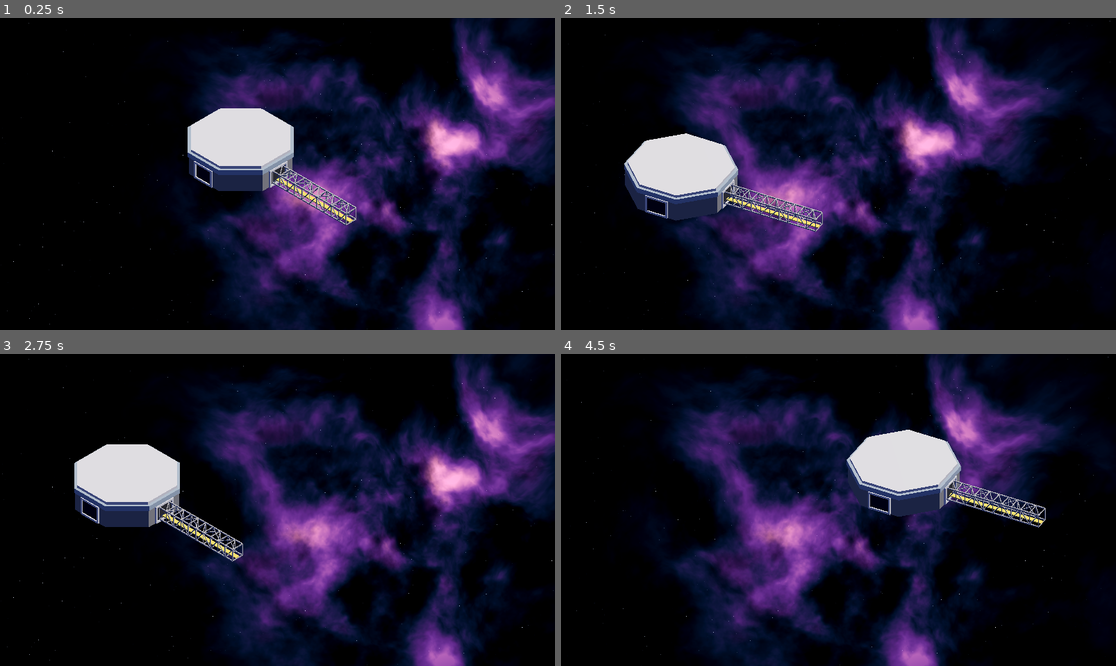
Above: before the commit, frames 1-4 (two rows, left to right).
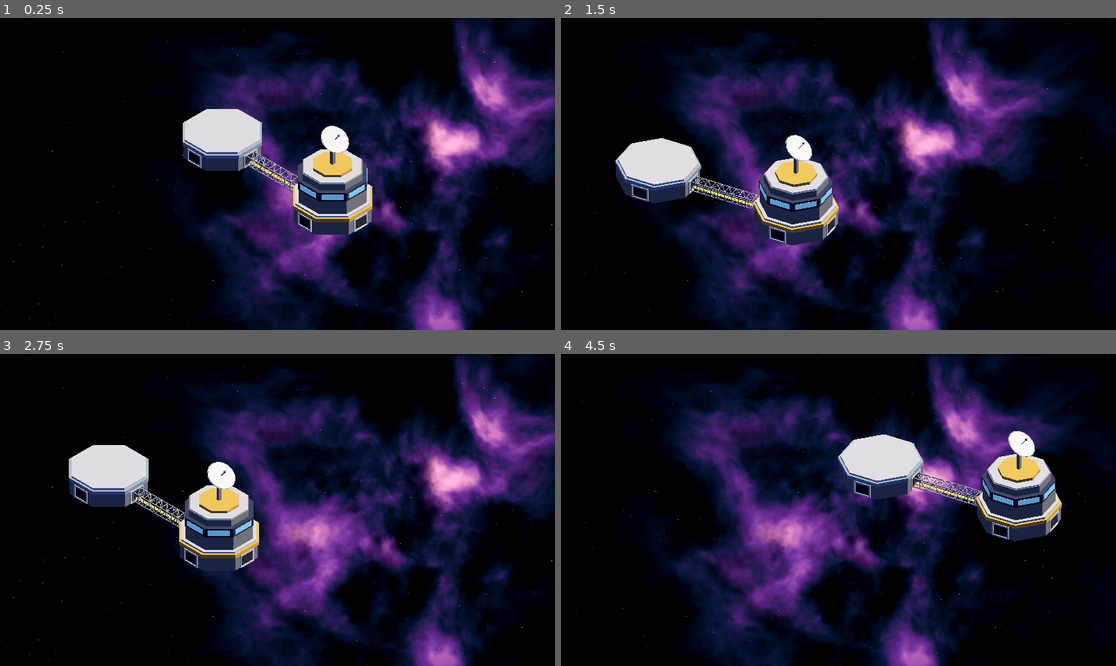
Above: after the commit, the same moments.

Repository: mturnbo/DeepYield
Game: Godot game, scene res://design/space/space_setting.tscn
Two runs of this game, one before a commit and one after it. Both use one fixed random seed, a clock stepped at 60 frames per second and the inputs below.
Inputs (mouse positions are in pixels of both pictures, inside the frame that each line leads up to):
- Up to frame 1 (0.25 s): no input
- Up to frame 2 (1.5 s): tap Enter at 0.5 s; move the mouse to (960, 158) at 0.52 s; hold D 0.53-1.25 s; tap R at 0.6 s; click (960, 158) at 0.67 s; drag from (727, 189) to (810, 236) at 1.27 s
- Up to frame 3 (2.75 s): tap Space at 2 s; move the mouse to (333, 441) at 2.02 s; hold D from 2.03 s (still down); tap R at 2.1 s
- Up to frame 4 (4.5 s): release D at 2.75 s; drag from (810, 572) to (672, 463) at 2.77 s; tap Enter at 3.5 s; move the mouse to (1005, 556) at 3.52 s; hold A 3.53-4.25 s; tap R at 3.6 s; drag from (672, 463) to (755, 432) at 4.27 s

The runs differ from the first frame. In frame 1, 6.6% of the frame differs, in the area x 32-68%, y 28-70%; in frame 2, 6.8%, in the area x 9-51%, y 36-73%; in frame 3, 6.4%; in frame 4, 6.6%.

Commit message:
Add command module with a wide bridge and tilted comm dish
Co-Authored-By: Claude Opus 5.5 <noreply@anthropic.com>

Diff:
--- /dev/null
+++ b/design/modules/command_module.gd
@@ -0,0 +1,155 @@
+@tool
+extends "res://design/modules/module_base.gd"
+## The command module: a module base with a gold band and the bridge on top.
+## The bridge nearly fills the deck. It has a lower tier, a band of windows, an upper
+## tier and a gold cap, with a mast holding a tilted communication dish.
+## Distances are in meters.
+
+@export var bridge_across_flats := 26.0:
+	set(value):
+		bridge_across_flats = value
+		_rebuild()
+@export var lower_tier_height := 6.0:
+	set(value):
+		lower_tier_height = value
+		_rebuild()
+@export var window_band_height := 4.0:
+	set(value):
+		window_band_height = value
+		_rebuild()
+@export var upper_tier_height := 3.0:
+	set(value):
+		upper_tier_height = value
+		_rebuild()
+@export var mast_height := 10.0:
+	set(value):
+		mast_height = value
+		_rebuild()
+@export var dish_radius := 6.0:
+	set(value):
+		dish_radius = value
+		_rebuild()
+@export_range(0.0, 90.0) var dish_tilt_deg := 35.0:
+	set(value):
+		dish_tilt_deg = value
+		_rebuild()
+## Which way the dish leans, in degrees around the vertical axis. 0 leans it east (+X).
+@export var dish_heading_deg := 0.0:
+	set(value):
+		dish_heading_deg = value
+		_rebuild()
+@export var cap_color := Color("e8b04a"):
+	set(value):
+		cap_color = value
+		_rebuild()
+@export var window_frame_color := Color("2b3550"):
+	set(value):
+		window_frame_color = value
+		_rebuild()
+@export var window_color := Color("6fb7e8"):
+	set(value):
+		window_color = value
+		_rebuild()
+@export var dish_color := Color("e9edf2"):
+	set(value):
+		dish_color = value
+		_rebuild()
+
+var _bridge: MeshInstance3D
+var _dish: MeshInstance3D
+
+
+func _init() -> void:
+	band_color = Color("e8b04a")
+
+
+func _rebuild() -> void:
+	super()
+	if not is_inside_tree():
+		return
+	if _bridge == null:
+		_bridge = MeshInstance3D.new()
+		add_child(_bridge)
+		_dish = MeshInstance3D.new()
+		add_child(_dish)
+
+	var walls := SurfaceTool.new()
+	var roof := SurfaceTool.new()
+	var frame := SurfaceTool.new()
+	var glass := SurfaceTool.new()
+	var cap := SurfaceTool.new()
+	for st in [walls, roof, frame, glass, cap]:
+		st.begin(Mesh.PRIMITIVE_TRIANGLES)
+
+	var deck_top := hull_height / 2.0 + band_height + deck_height
+	var windows_bottom := deck_top + lower_tier_height
+	var windows_top := windows_bottom + window_band_height
+	var upper_top := windows_top + upper_tier_height
+	var upper_flats := bridge_across_flats - 3.0
+	var cap_flats := bridge_across_flats * 0.58
+	var cap_top := upper_top + 0.4 + 1.2
+	var mast_top := cap_top + mast_height
+
+	_add_octagon(walls, bridge_across_flats, deck_top, windows_bottom)
+	_add_octagon(frame, bridge_across_flats + 0.4, windows_bottom, windows_top)
+	_add_octagon(walls, upper_flats, windows_top, upper_top)
+	_add_octagon(roof, upper_flats - 0.8, upper_top, upper_top + 0.4)
+	_add_octagon(cap, cap_flats, upper_top + 0.4, cap_top)
+	MeshBuilder.add_box(walls, Vector3(1.4, mast_height, 1.4), Transform3D(Basis(), Vector3(0, cap_top + mast_height / 2.0, 0)))
+
+	_add_windows(glass, windows_bottom, windows_top)
+
+	var mesh := ArrayMesh.new()
+	for pair in [[walls, hull_color], [roof, deck_color], [frame, window_frame_color], [cap, cap_color]]:
+		pair[0].commit(mesh)
+		mesh.surface_set_material(mesh.get_surface_count() - 1, MeshBuilder.make_material(pair[1]))
+	glass.commit(mesh)
+	mesh.surface_set_material(mesh.get_surface_count() - 1, _window_material())
+	_bridge.mesh = mesh
+
+	_dish.mesh = _make_dish_mesh()
+	_dish.position = Vector3(0, mast_top, 0)
+	_dish.basis = Basis(Vector3.UP, deg_to_rad(dish_heading_deg)) * Basis(Vector3.BACK, -deg_to_rad(dish_tilt_deg))
+
+
+# One lit pane on each of the eight sides of the window band.
+func _add_windows(st: SurfaceTool, bottom: float, top: float) -> void:
+	var side_length := bridge_across_flats * tan(PI / 8.0)
+	var size := Vector3(0.2, (top - bottom) * 0.6, side_length * 0.8)
+	var face := (bridge_across_flats + 0.4) / 2.0
+	for i in 8:
+		var facing := Basis(Vector3.UP, i * PI / 4.0)
+		MeshBuilder.add_box(st, size, Transform3D(facing, facing * Vector3(face, (bottom + top) / 2.0, 0)))
+
+
+# A shallow bowl on a short mount, with the feed standing out of its middle.
+# It is built pointing straight up; the node's basis gives it the tilt.
+func _make_dish_mesh() -> ArrayMesh:
+	var back := SurfaceTool.new()
+	var face := SurfaceTool.new()
+	for st in [back, face]:
+		st.begin(Mesh.PRIMITIVE_TRIANGLES)
+
+	MeshBuilder.add_box(back, Vector3(1.8, 1.2, 1.8), Transform3D(Basis(), Vector3(0, 0.6, 0)))
+	MeshBuilder.add_prism(back, 16, dish_radius * 0.35, dish_radius, 1.2, 2.2, 0.0)
+	MeshBuilder.add_prism(face, 16, dish_radius - 0.3, dish_radius - 0.3, 2.2, 2.3, 0.0)
+	MeshBuilder.add_box(back, Vector3(0.3, dish_radius * 0.6, 0.3), Transform3D(Basis(), Vector3(0, 2.3 + dish_radius * 0.3, 0)))
+	MeshBuilder.add_box(back, Vector3(0.8, 0.8, 0.8), Transform3D(Basis(), Vector3(0, 2.3 + dish_radius * 0.6, 0)))
+
+	var mesh := ArrayMesh.new()
+	back.commit(mesh)
+	mesh.surface_set_material(0, MeshBuilder.make_material(hull_color.lightened(0.15)))
+	face.commit(mesh)
+	mesh.surface_set_material(1, MeshBuilder.make_material(dish_color))
+	return mesh
+
+
+func _add_octagon(st: SurfaceTool, flats: float, bottom: float, top: float) -> void:
+	MeshBuilder.add_prism(st, 8, _corner_radius(flats), _corner_radius(flats), bottom, top, PI / 8.0)
+
+
+func _window_material() -> StandardMaterial3D:
+	var material := MeshBuilder.make_material(window_color)
+	material.emission_enabled = true
+	material.emission = window_color * 0.6
+	return material
--- a/design/space/space_setting.tscn
+++ b/design/space/space_setting.tscn
@@ -6,6 +6,7 @@
 [ext_resource type="Script" path="res://design/modules/module_base.gd" id="4_base"]
 [ext_resource type="Script" path="res://design/modules/frame_piece.gd" id="5_frame"]
 [ext_resource type="Script" path="res://design/space/comet.gd" id="6_comet"]
+[ext_resource type="Script" path="res://design/modules/command_module.gd" id="7_command"]
 
 [sub_resource type="Environment" id="Environment_space"]
 background_mode = 1
@@ -36,14 +37,14 @@
 light_energy = 1.3
 
 [node name="CameraRig" type="Node3D" parent="."]
-position = Vector3(15, 0, 0)
+position = Vector3(30, 0, 0)
 script = ExtResource("1_rig")
-zoom = 90.0
+zoom = 120.0
 
 [node name="Camera3D" type="Camera3D" parent="CameraRig"]
 projection = 1
 current = true
-size = 90.0
+size = 120.0
 near = 1.0
 far = 10000.0
 
@@ -65,6 +66,10 @@
 position = Vector3(30, 0, 0)
 script = ExtResource("5_frame")
 
+[node name="CommandModule" type="Node3D" parent="Platform"]
+position = Vector3(60, 0, 0)
+script = ExtResource("7_command")
+
 [node name="AsteroidField" type="Node3D" parent="."]
 position = Vector3(-636, 0, -636)
 script = ExtResource("3_field")
Not shown, added: design/modules/command_module.gd.uid
Not shown: 1 places in design/space/space_setting.tscn that only renumber resources
